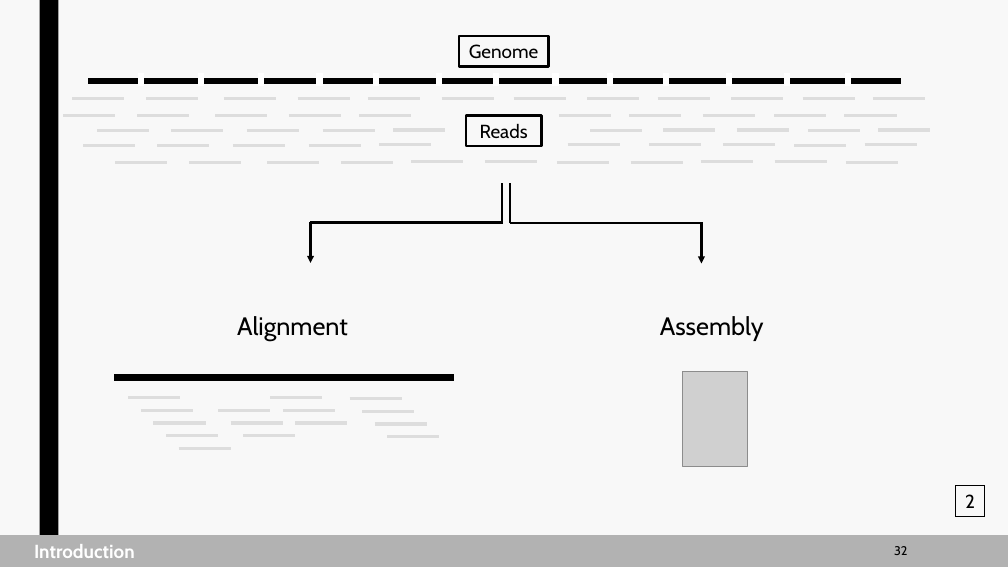
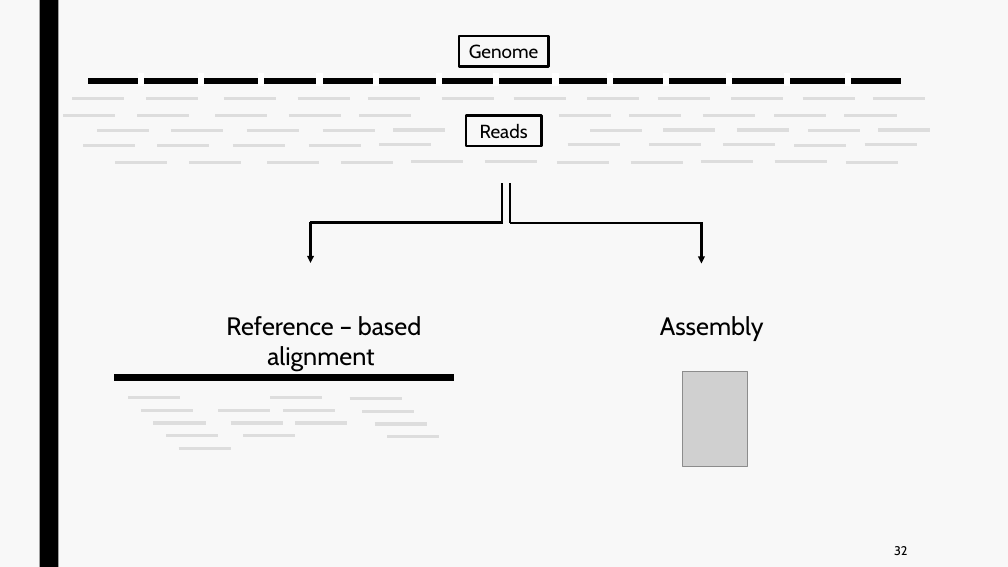
Before and after one commit to jurtasun/presentations, a slide deck: slide 31 of 202306_LMS_Complexity/202306_LMS_Complexity.ppt. Drawn at 1008x567 pixels with LibreOffice and Linux fonts; fonts in the diff are those of the drawing; grey boxes stand for pictures. Boxes give left, top, right and bottom in pixels: in the first picture for what was removed or moved away, otherwise in the second. Text is boxed around its words. In the diff, an @@ line names an element or a change of style, - is before the commit and + after.

```diff
--- a/202306_LMS_Complexity/202306_LMS_Complexity.ppt
+++ b/202306_LMS_Complexity/202306_LMS_Complexity.ppt
@@ rectangle "Reference – based alignment": place and size @@
-rectangle "Reference – based alignment" at (237,316,348,341)
+rectangle "Reference – based alignment" at (216,307,431,376)
@@ text in rectangle at (226,316,421,372): text changed @@
-Alignment
+Reference – based alignment
@@ rectangle removed at (956,486,985,516) @@
-2
@@ rectangle removed at (0,537,1008,567) @@
@@ rectangle removed at (8,538,161,565) @@
-Introduction
```
Also in this commit, not shown: 18 other slides changed, 2 slides added, 1 slide removed, 3 other files.
